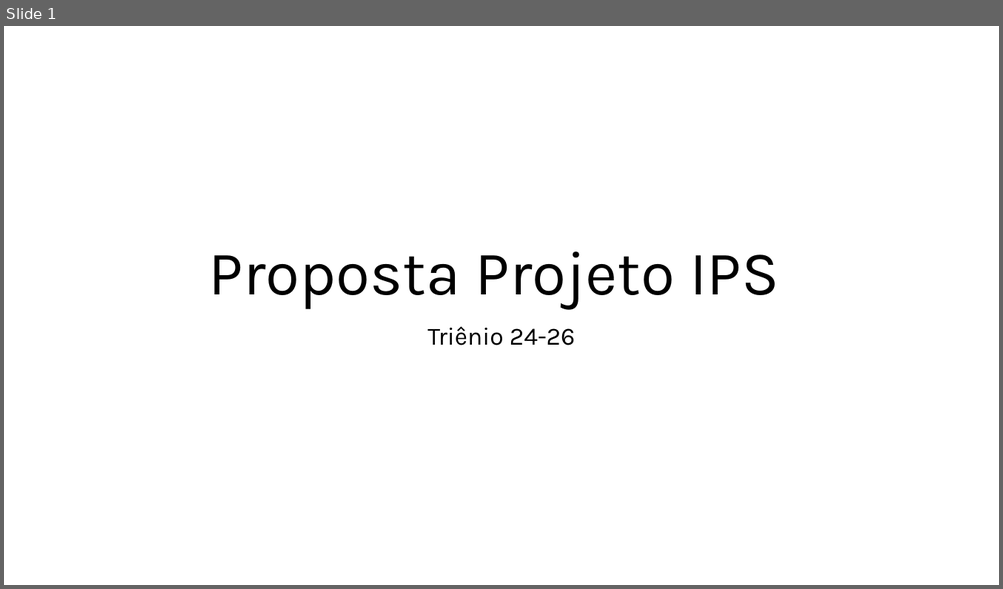
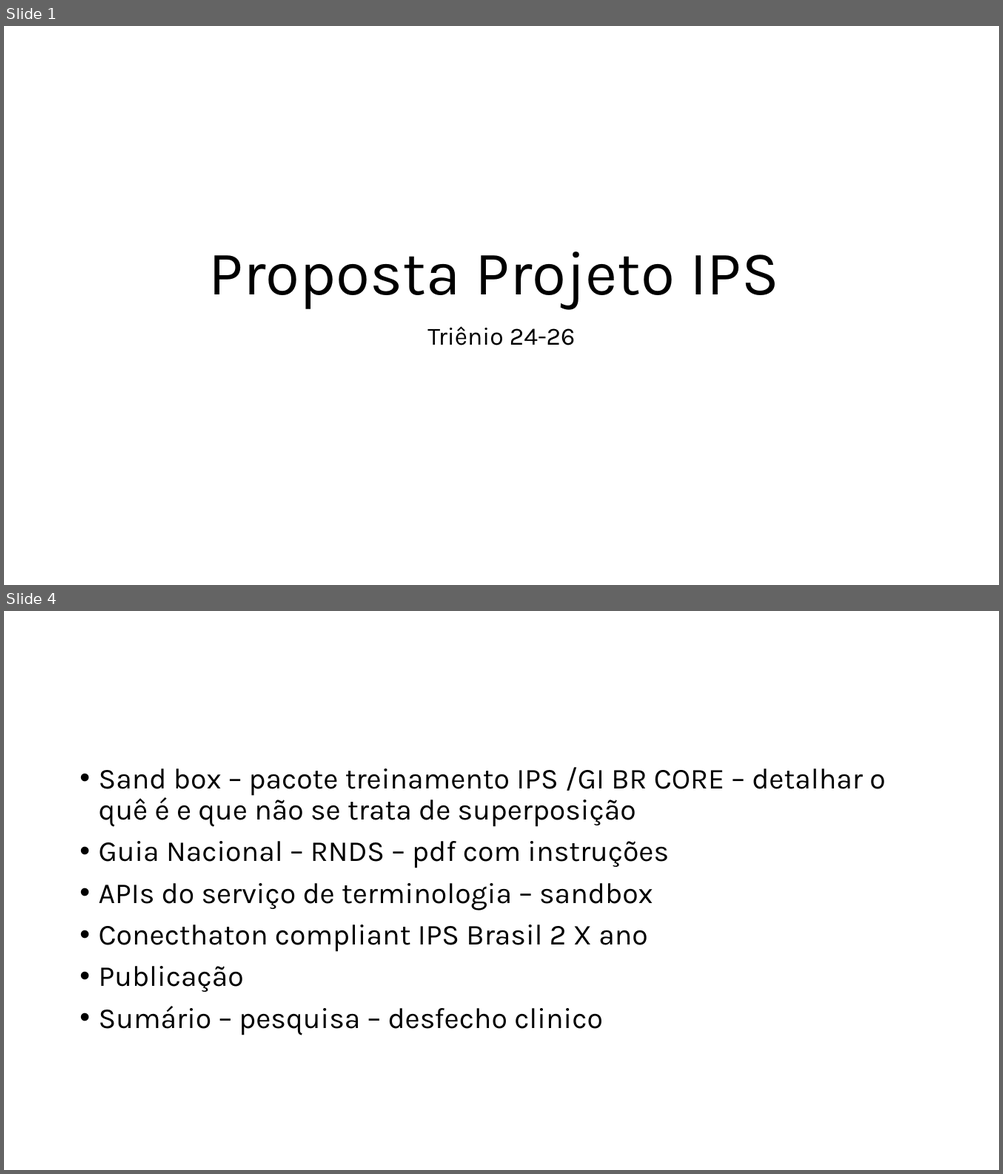
Before and after one commit to moaassis/https-git-codecommit.sa-east-1.amazonaws.com-v1-repos-ips-brasil-documentos, a slide deck: Gestão do Projeto/Planejamento/PropostaISP24-26.pptx. Shown one above the other, each under a label of ours: slide 1 before the commit, slides 1 and 4 after it; the slides between them are not shown. The pictures are 1003x589 and 1003x1174 pixels, drawn with LibreOffice and Linux fonts; fonts in the diff are those of the drawing. Boxes give left, top, right and bottom in pixels: in the first picture for what was removed or moved away, otherwise in the second. Text is boxed around its words. In the diff, an @@ line names an element or a change of style, - is before the commit and + after.

```diff
--- a/Gestão do Projeto/Planejamento/PropostaISP24-26.pptx
+++ b/Gestão do Projeto/Planejamento/PropostaISP24-26.pptx
@@ slide 4 added at (x1=4, y1=611, x2=999, y2=1170), background #FFFFFF @@
@@ text added at (x1=99, y1=767, x2=885, y2=1036), 28 pt, text #000000 @@
+• Sand box – pacote treinamento IPS /GI BR CORE – detalhar o quê é e que não se trata de superposição
+• Guia Nacional – RNDS – pdf com instruções
+• APIs do serviço de terminologia – sandbox
+• Conecthaton compliant IPS Brasil 2 X ano
+• Publicação
+• Sumário – pesquisa – desfecho clinico
```
Also in this commit, not shown: 2 slides changed, 4 other slides added, 7 other files.
